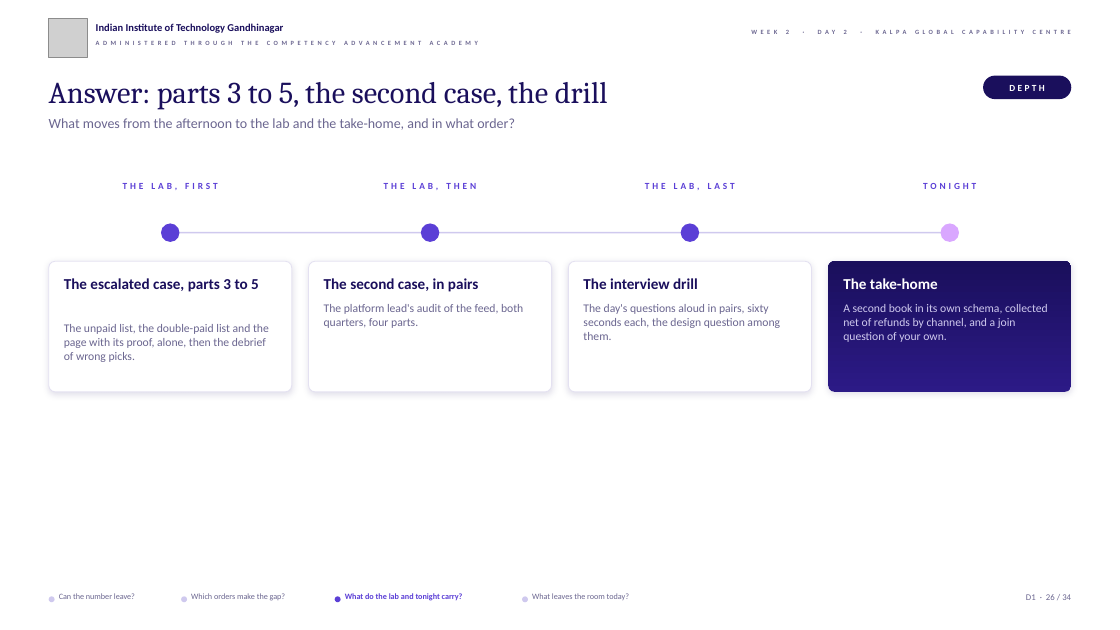
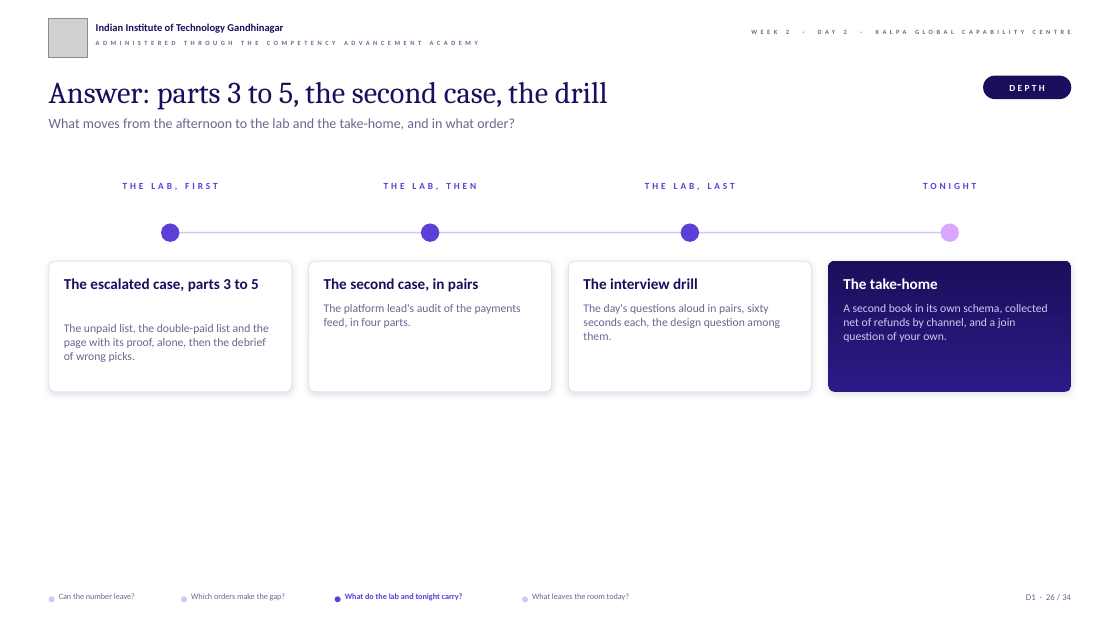
Before and after one commit to fde-academy-lab/c2-content-factory, a slide deck: slide 26 of content/W02/D2/slides/C2_W02_D02_half2_STUDENT.pptx. Drawn at 1120x630 pixels with LibreOffice and Linux fonts; fonts in the diff are those of the drawing; grey boxes stand for pictures; background and template pictures are left out. Boxes give left, top, right and bottom in pixels: in the first picture for what was removed or moved away, otherwise in the second. Text is boxed around its words. In the diff, an @@ line names an element or a change of style, - is before the commit and + after.

```diff
--- a/content/W02/D2/slides/C2_W02_D02_half2_STUDENT.pptx
+++ b/content/W02/D2/slides/C2_W02_D02_half2_STUDENT.pptx
@@ text at <box>324,304,521,328</box>: text changed @@
-The platform lead's audit of the feed, both quarters, four parts.
+The platform lead's audit of the payments feed, in four parts.
```
Also in this commit, not shown: 4 other slides changed, 4 other files.
